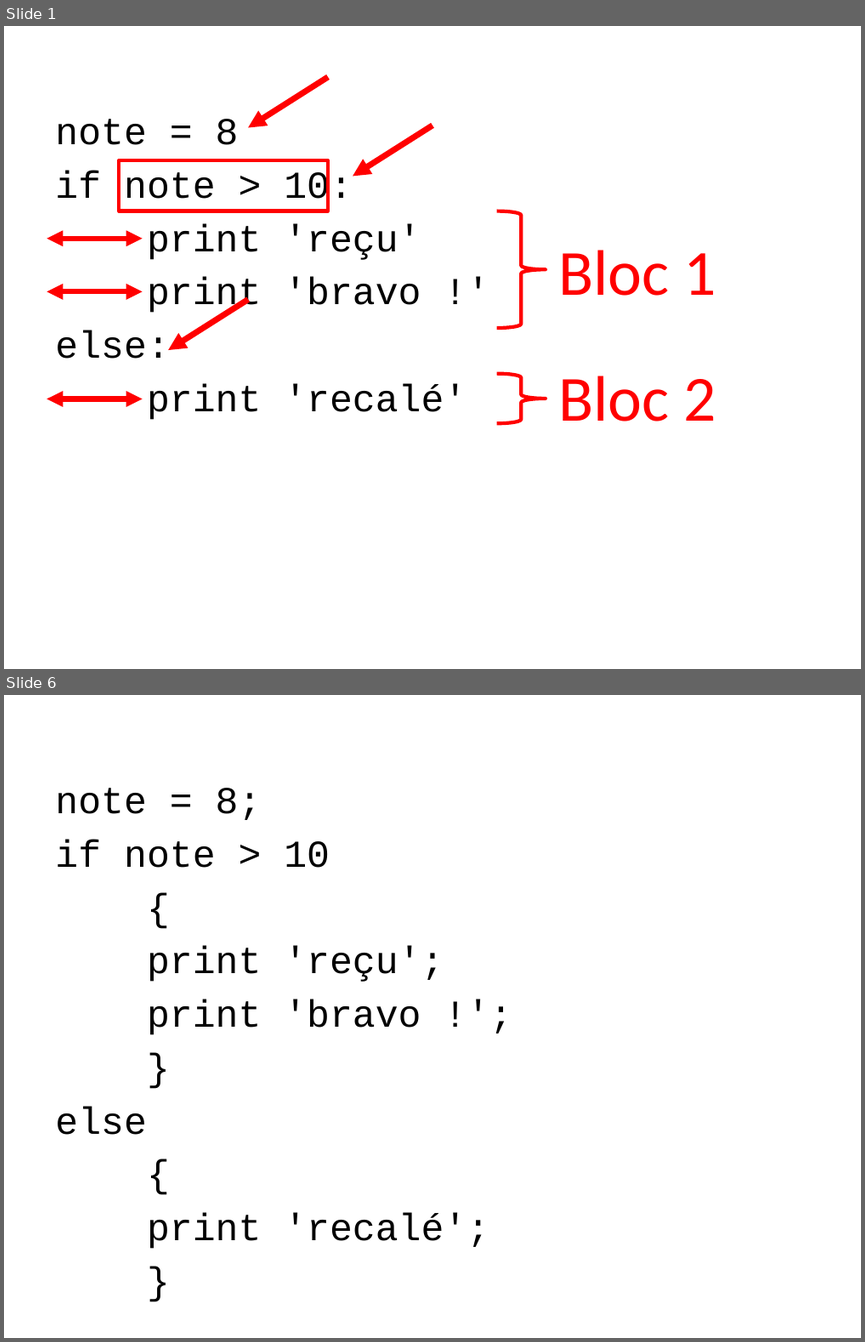
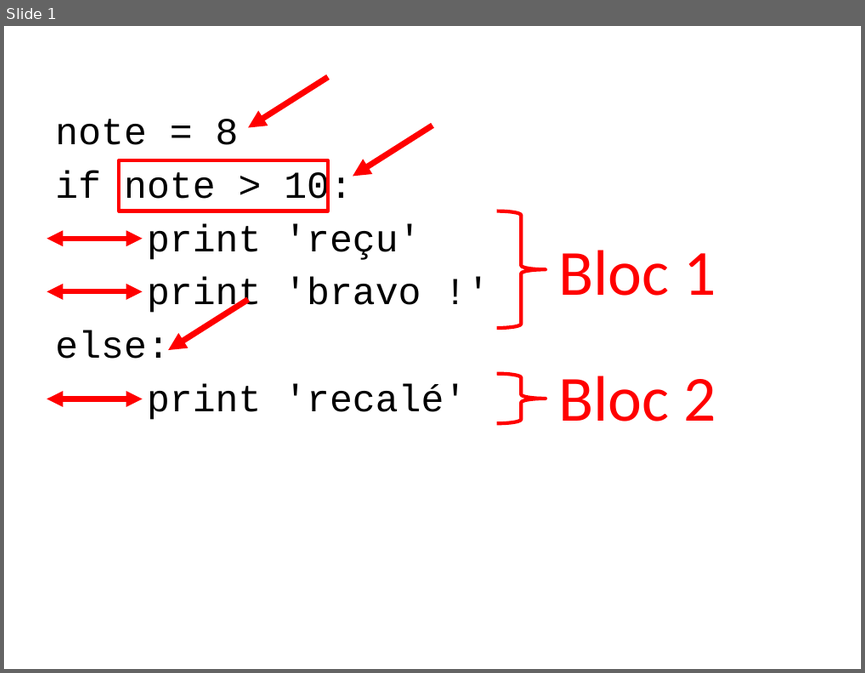
Before and after one commit to parmentelat/flotpython-archive, a slide deck: semaine2/CO12AL-W2-VIDEO06-SLIDE01.pptx. Shown one above the other, each under a label of ours: slides 1 and 6 before the commit, slide 1 after it; the slides between them are not shown. The pictures are 865x1342 and 865x673 pixels, drawn with LibreOffice and Linux fonts; fonts in the diff are those of the drawing. Boxes give left, top, right and bottom in pixels: in the first picture for what was removed or moved away, otherwise in the second. Text is boxed around its words. In the diff, an @@ line names an element or a change of style, - is before the commit and + after.

```diff
--- a/semaine2/CO12AL-W2-VIDEO06-SLIDE01.pptx
+++ b/semaine2/CO12AL-W2-VIDEO06-SLIDE01.pptx
@@ slide 6 removed at [4,695,861,1338], background #FFFFFF @@
@@ text removed at [55,788,489,1248] @@
-note = 8;
-if note > 10
-{
-print 'reçu';
-print 'bravo !';
-}
-else
-{
-print 'recalé';
-}
```
Also in this commit, not shown: 4 other slides removed.
